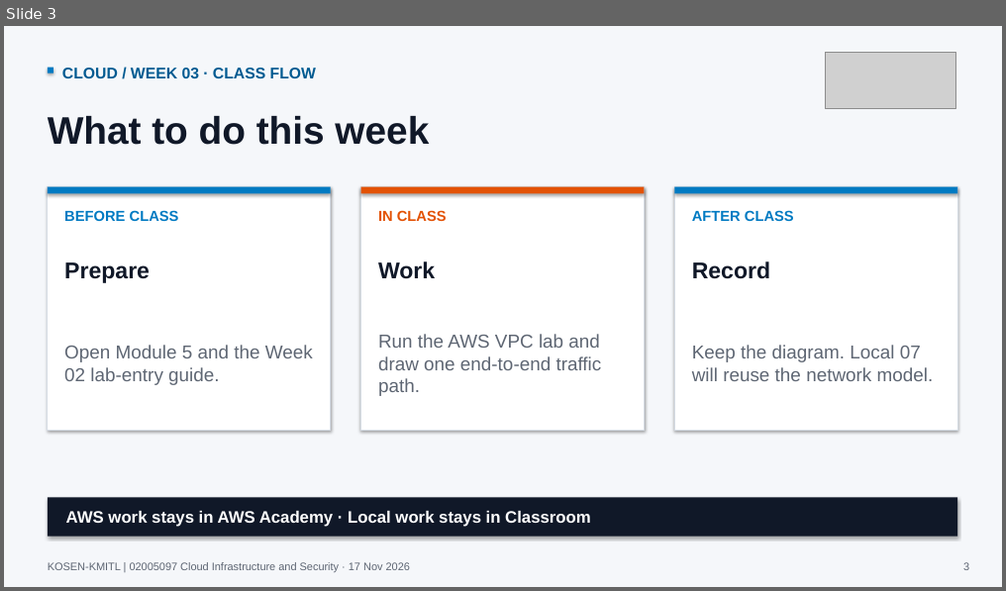
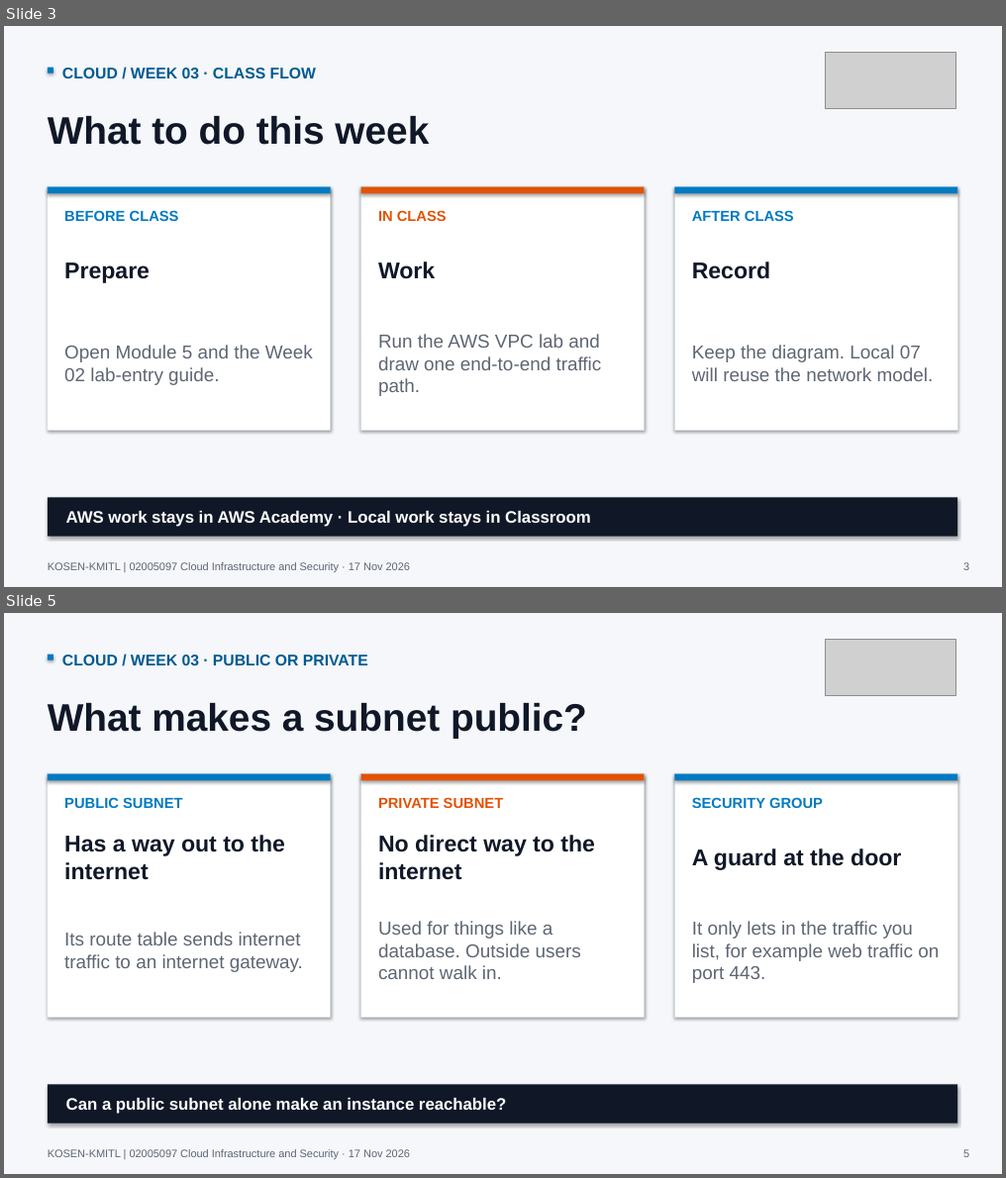
Before and after one commit to nutthakorn7/cloud-infrastructure-security, a slide deck: slides/weekly-bridges/output/Week03_Cloud_Course_Bridge.pptx. Shown one above the other, each under a label of ours: slide 3 before the commit, slides 3 and 5 after it; the slides between them are not shown. The pictures are 1006x591 and 1006x1178 pixels, drawn with LibreOffice and Linux fonts; fonts in the diff are those of the drawing; grey boxes stand for pictures. Boxes give left, top, right and bottom in pixels: in the first picture for what was removed or moved away, otherwise in the second. Text is boxed around its words. In the diff, an @@ line names an element or a change of style, - is before the commit and + after.

```diff
--- a/slides/weekly-bridges/output/Week03_Cloud_Course_Bridge.pptx
+++ b/slides/weekly-bridges/output/Week03_Cloud_Course_Bridge.pptx
@@ slide 5 added at (x1=4, y1=613, x2=1002, y2=1174), background #F5F7FA @@
@@ picture added at (x1=826, y1=639, x2=956, y2=695) @@
@@ rectangle added at (x1=48, y1=655, x2=54, y2=661), fill #007AC2 @@
@@ text added at (x1=62, y1=655, x2=368, y2=665), 15 pt, text #005A91, bold @@
+CLOUD / WEEK 03 · PUBLIC OR PRIVATE
@@ text added at (x1=48, y1=703, x2=587, y2=738), 37 pt, text #101828, bold @@
+What makes a subnet public?
@@ rectangle added at (x1=48, y1=774, x2=331, y2=1017), fill #FFFFFF, outline #D5DCE4 0.8 pt @@
@@ rectangle added at (x1=48, y1=774, x2=331, y2=780), fill #007AC2 @@
@@ rectangle added at (x1=361, y1=774, x2=645, y2=1017), fill #FFFFFF, outline #D5DCE4 0.8 pt @@
@@ rectangle added at (x1=361, y1=774, x2=645, y2=780), fill #E35205 @@
@@ rectangle added at (x1=675, y1=774, x2=957, y2=1017), fill #FFFFFF, outline #D5DCE4 0.8 pt @@
@@ rectangle added at (x1=675, y1=774, x2=957, y2=780), fill #007AC2 @@
@@ text added at (x1=64, y1=797, x2=182, y2=808), 14 pt, text #007AC2, bold @@
+PUBLIC SUBNET
@@ text added at (x1=378, y1=797, x2=504, y2=808), 14 pt, text #E35205, bold @@
+PRIVATE SUBNET
@@ text added at (x1=692, y1=797, x2=823, y2=808), 14 pt, text #007AC2, bold @@
+SECURITY GROUP
@@ text added at (x1=64, y1=835, x2=285, y2=880), 22 pt, text #101828, bold @@
+Has a way out to the internet
@@ text added at (x1=378, y1=835, x2=595, y2=880), 22 pt, text #101828, bold @@
+No direct way to the internet
@@ text added at (x1=692, y1=849, x2=901, y2=870), 22 pt, text #101828, bold @@
+A guard at the door
@@ text added at (x1=64, y1=932, x2=303, y2=972), 18 pt, text #5E6673 @@
+Its route table sends internet traffic to an internet gateway.
@@ text added at (x1=378, y1=921, x2=581, y2=979), 18 pt, text #5E6673 @@
+Used for things like a database. Outside users cannot walk in.
@@ text added at (x1=692, y1=921, x2=939, y2=983), 18 pt, text #5E6673 @@
+It only lets in the traffic you list, for example web traffic on port 443.
@@ rectangle added at (x1=48, y1=1084, x2=957, y2=1124), fill #101828 @@
@@ text added at (x1=66, y1=1098, x2=506, y2=1114), 16 pt, text #FFFFFF, bold @@
+Can a public subnet alone make an instance reachable?
@@ text added at (x1=48, y1=1150, x2=410, y2=1159), 10.5 pt, text #5E6673 @@
+KOSEN-KMITL | 02005097 Cloud Infrastructure and Security · 17 Nov 2026
@@ text added at (x1=963, y1=1150, x2=969, y2=1157), 10.5 pt, text #5E6673 @@
+5
```
Also in this commit, not shown: 2 other slides added, 2 other files.
